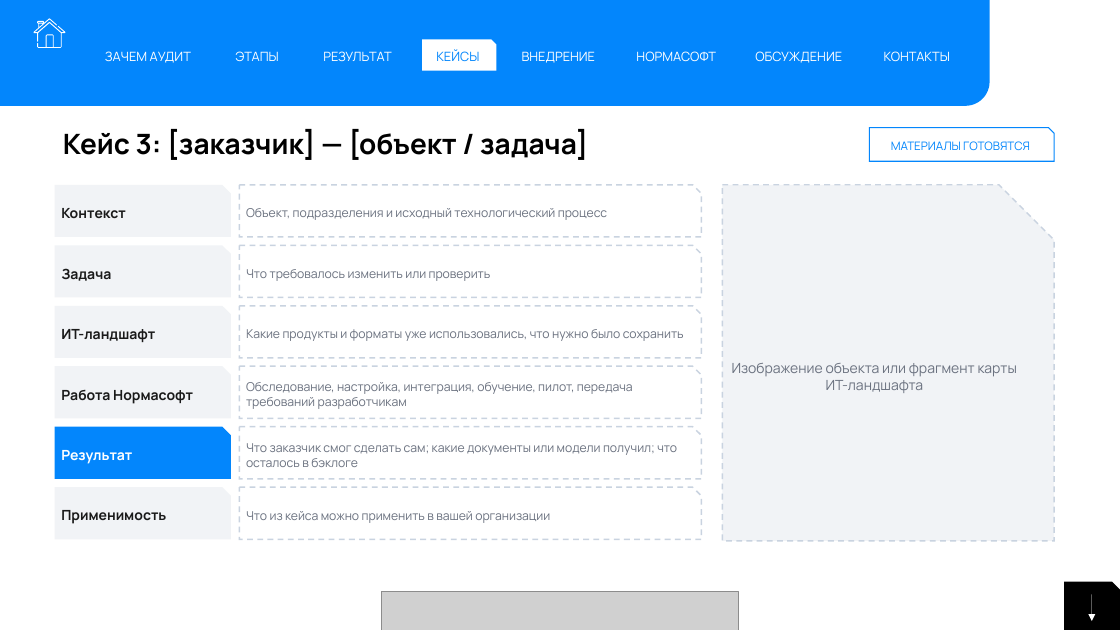
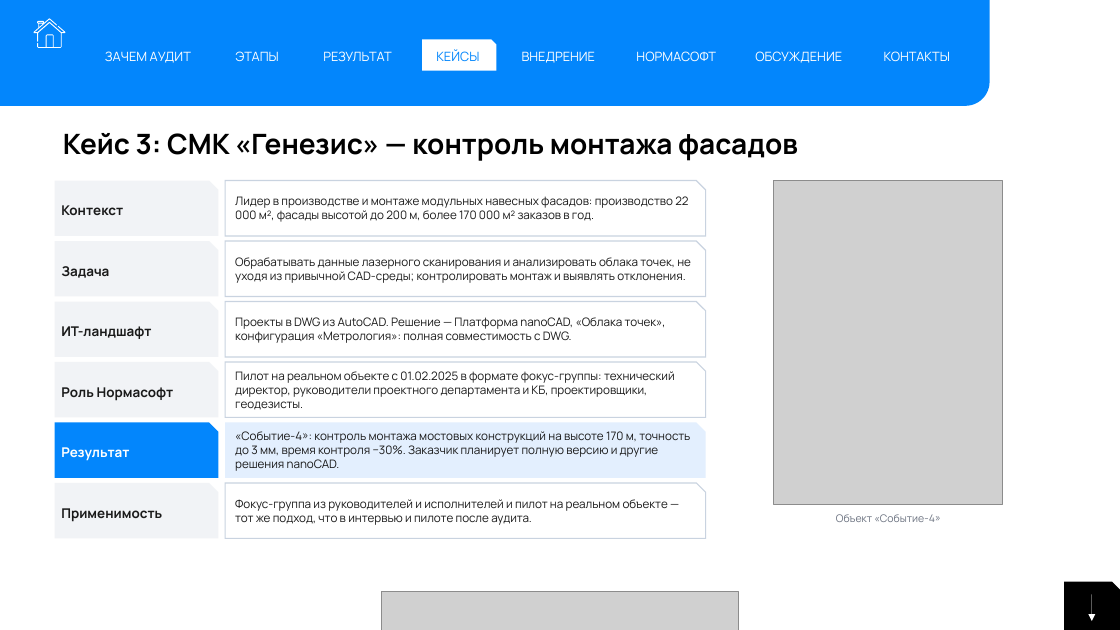
Before and after one commit to ivbor-24/fed_dis_calc, a slide deck: slide 22 of research/audit/Audit_IT_landshafta.pptx. Drawn at 1120x630 pixels with LibreOffice and Linux fonts; fonts in the diff are those of the drawing; grey boxes stand for pictures. Boxes give left, top, right and bottom in pixels: in the first picture for what was removed or moved away, otherwise in the second. Text is boxed around its words. In the diff, an @@ line names an element or a change of style, - is before the commit and + after.

```diff
--- a/research/audit/Audit_IT_landshafta.pptx
+++ b/research/audit/Audit_IT_landshafta.pptx
@@ text at <box>63,133,798,161</box>: text changed @@
-Кейс 3: [заказчик] — [объект / задача]
+Кейс 3: СМК «Генезис» — контроль монтажа фасадов
@@ snip rect removed at <box>870,128,1054,161</box> @@
-МАТЕРИАЛЫ ГОТОВЯТСЯ
@@ snip rect "Контекст": place and size @@
-snip rect "Контекст" at <box>55,185,231,237</box>
+snip rect "Контекст" at <box>55,181,218,236</box>
@@ snip rect added at <box>225,181,706,236</box>, outline #C9D3E0 1 pt @@
@@ text added at <box>235,196,688,222</box>, 10 pt, text #1A1A1A @@
+Лидер в производстве и монтаже модульных навесных фасадов: производство 22 000 м², фасады высотой до 200 м, более 170 000 м² заказов в год.
@@ snip rect removed at <box>239,185,702,237</box> @@
-Объект, подразделения и исходный технологический процесс
@@ snip rect removed at <box>723,185,1054,541</box> @@
-Изображение объекта или фрагмент карты ИТ-ландшафта
@@ picture added at <box>774,181,1002,504</box> @@
@@ snip rect "Задача": place and size @@
-snip rect "Задача" at <box>55,245,231,297</box>
+snip rect "Задача" at <box>55,241,218,297</box>
@@ snip rect added at <box>225,241,706,297</box>, outline #C9D3E0 1 pt @@
@@ text added at <box>235,257,691,283</box>, 10 pt, text #1A1A1A @@
+Обрабатывать данные лазерного сканирования и анализировать облака точек, не уходя из привычной CAD-среды; контролировать монтаж и выявлять отклонения.
@@ snip rect removed at <box>239,245,702,297</box> @@
-Что требовалось изменить или проверить
@@ snip rect "ИТ-ландшафт": place and size @@
-snip rect "ИТ-ландшафт" at <box>55,306,231,358</box>
+snip rect "ИТ-ландшафт" at <box>55,302,218,357</box>
@@ snip rect added at <box>225,302,706,357</box>, outline #C9D3E0 1 pt @@
@@ text added at <box>235,317,666,343</box>, 10 pt, text #1A1A1A @@
+Проекты в DWG из AutoCAD. Решение — Платформа nanoCAD, «Облака точек», конфигурация «Метрология»: полная совместимость с DWG.
@@ snip rect removed at <box>239,306,702,358</box> @@
-Какие продукты и форматы уже использовались, что нужно было сохранить
@@ snip rect "Роль Нормасофт": place and size @@
-snip rect "Роль Нормасофт" at <box>55,366,231,418</box>
+snip rect "Роль Нормасофт" at <box>55,362,218,418</box>
@@ text in snip rect at <box>61,387,174,401</box>: text changed; size 12 to 11.5 pt @@
-Работа Нормасофт
+Роль Нормасофт
@@ snip rect added at <box>225,362,706,418</box>, outline #C9D3E0 1 pt @@
@@ text added at <box>235,371,675,410</box>, 10 pt, text #1A1A1A @@
+Пилот на реальном объекте с 01.02.2025 в формате фокус-группы: технический директор, руководители проектного департамента и КБ, проектировщики, геодезисты.
@@ snip rect removed at <box>239,366,702,418</box> @@
-Обследование, настройка, интеграция, обучение, пилот, передача требований разработчикам
@@ size 12 to 11.5 pt in 5 elements at <box>55,241,218,297</box>, <box>55,483,218,539</box>, <box>55,181,218,236</box>, <box>55,302,218,357</box>, <box>55,423,218,478</box> @@
@@ snip rect "Результат": place and size @@
-snip rect "Результат" at <box>55,427,231,479</box>
+snip rect "Результат" at <box>55,423,218,478</box>
@@ snip rect added at <box>225,423,706,478</box>, fill #E3EFFE @@
@@ text added at <box>235,431,690,471</box>, 10 pt, text #1A1A1A @@
+«Событие-4»: контроль монтажа мостовых конструкций на высоте 170 м, точность до 3 мм, время контроля −30%. Заказчик планирует полную версию и другие решения nanoCAD.
@@ snip rect removed at <box>239,427,702,479</box> @@
-Что заказчик смог сделать сам; какие документы или модели получил; что осталось в бэклоге
@@ snip rect "Применимость": place and size @@
-snip rect "Применимость" at <box>55,487,231,539</box>
+snip rect "Применимость" at <box>55,483,218,539</box>
@@ snip rect added at <box>225,483,706,539</box>, outline #C9D3E0 1 pt @@
@@ text added at <box>235,499,668,525</box>, 10 pt, text #1A1A1A @@
+Фокус-группа из руководителей и исполнителей и пилот на реальном объекте — тот же подход, что в интервью и пилоте после аудита.
@@ snip rect removed at <box>239,487,702,539</box> @@
-Что из кейса можно применить в вашей организации
@@ text added at <box>836,514,940,522</box>, 9 pt, text #6B7280 @@
+Объект «Событие-4»
```
Also in this commit, not shown: 2 other slides changed, 3 other files.
